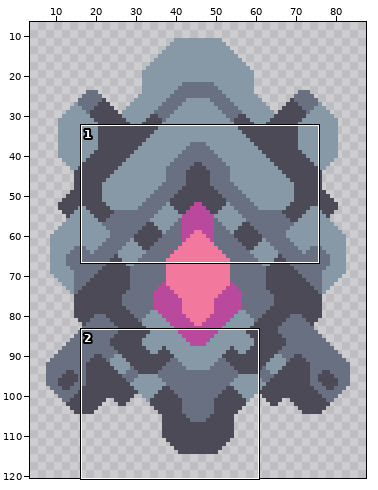
Two states of a sprite sheet, assets/sprites/units/angelshark-tree/t2 - glaucus/glaucus.png. Above: a wide view before the commit, with the close-up outlined.
Close-up. First the earlier version:
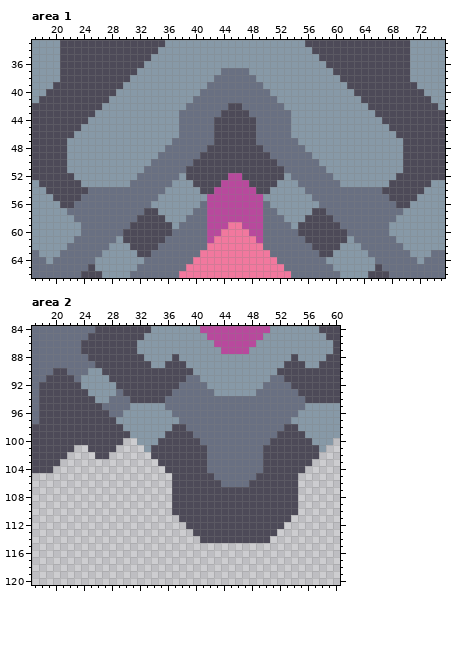
The file is 92x123 pixels. Shown: area 1: x 17..75, y 33..66; area 2: x 17..60, y 84..120. The wide view leaves out empty margins.
After:
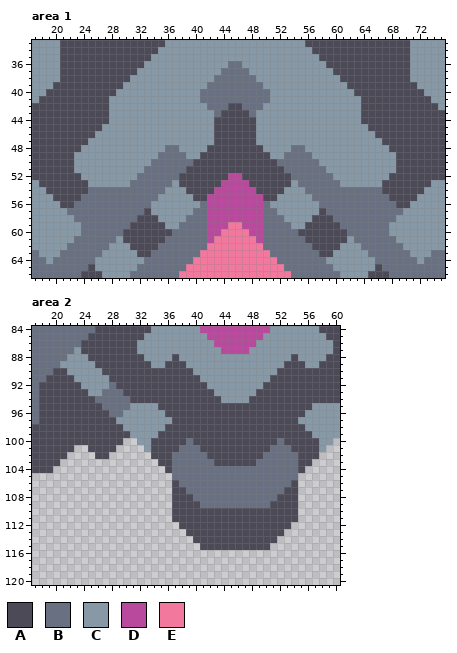
Palette (. is transparent): A #4d4a58  B #697082  C #8799a7  D #b8499d  E #f2789e
From old to new:
Area 1:
y 36: x 45..46 CC -> BB
y 41: x 40 B -> C; x 51 B -> C
y 42: x 27 C -> A; x 39..41 BBB -> CCC; x 50..52 BBB -> CCC; x 64 C -> A
y 43: x 26..27 CC -> AA; x 38..42 BBBBB -> CCCCC; x 49..53 BBBBB -> CCCCC; x 64..65 CC -> AA
y 44: x 25..27 CCC -> AAA; x 38..42 BBBBB -> CCCCC; x 49..53 BBBBB -> CCCCC; x 64..66 CCC -> AAA
y 45: x 24..26 CCC -> AAA; x 38..42 BBBBB -> CCCCC; x 49..53 BBBBB -> CCCCC; x 65..67 CCC -> AAA
y 46: x 23..25 CCC -> AAA; x 38..42 BBBBB -> CCCCC; x 49..53 BBBBB -> CCCCC; x 66..68 CCC -> AAA
y 47: x 22..24 CCC -> AAA; x 37..42 BBBBBB -> CCCCCC; x 49..54 BBBBBB -> CCCCCC; x 67..69 CCC -> AAA
y 48: x 22..23 CC -> AA; x 38..41 BBBB -> CCCC; x 50..53 BBBB -> CCCC; x 68..69 CC -> AA
y 49: x 22 C -> A; x 39..40 BB -> CC; x 51..52 BB -> CC; x 69 C -> A
y 50..51: x 22 C -> A; x 69 C -> A
y 52: x 23 C -> A; x 38 C -> A; x 53 C -> A; x 68 C -> A
y 53: x 24 C -> A; x 38..39 CC -> AA; x 52..53 CC -> AA; x 67 C -> A
y 54: x 39..40 CC -> AA; x 51..52 CC -> AA
y 55: x 40..41 CC -> AA; x 50..51 CC -> AA
y 57: x 34 A -> C; x 57 A -> C
y 58: x 35 A -> C; x 56 A -> C
y 59: x 36 A -> C; x 55 A -> C
Area 2:
y 87: x 23 B -> C
y 88: x 22..24 BBB -> CCC
y 89: x 21..25 BBBBB -> CCCCC
y 90: x 22..24 BBB -> CCC
y 91: x 23 B -> C; x 39..40 BB -> AA; x 51..52 BB -> AA
y 92: x 28 C -> B; x 38..41 BBBB -> AAAA; x 50..53 BBBB -> AAAA
y 93: x 27..28 CC -> BB; x 37..42 BBBBBB -> AAAAAA; x 49..54 BBBBBB -> AAAAAA
y 94: x 26..27 CC -> BB; x 36..55 BBBBBBBBBBBBBBBBBBBB -> AAAAAAAACCCCAAAAAAAA
y 95: x 35..56 CBBBBBBBBBBBBBBBBBBBBC -> AAAAAAAAAAAAAAAAAAAAAA
y 96: x 36..55 CBBBBBBBBBBBBBBBBBBC -> AAAAAAAAAAAAAAAAAAAA
y 97: x 37..54 CBBBBBBBBBBBBBBBBC -> AAAAAAAAAAAAAAAAAA
y 98: x 36 C -> A; x 39..52 BBBBBBBBBBBBBB -> AAAAAAAAAAAAAA; x 55 C -> A
y 99: x 35 C -> A; x 40..51 BBBBBBBBBBBB -> AAAAAAAAAAAA; x 56 C -> A
y 100: x 34 C -> A; x 39 A -> B; x 41..50 BBBBBBBBBB -> AAAAAAAAAA; x 52 A -> B; x 57 C -> A
y 101: x 38..40 AAA -> BBB; x 42..49 BBBBBBBB -> AAAAAAAA; x 51..53 AAA -> BBB
y 102: x 37..54 AAAAABBBBBBBBAAAAA -> BBBBBAAAAAAAABBBBB
y 103: x 37..41 AAAAA -> BBBBB; x 43..48 BBBBBB -> AAAAAA; x 50..54 AAAAA -> BBBBB
y 104: x 37..41 AAAAA -> BBBBB; x 50..54 AAAAA -> BBBBB
y 105: x 37..42 AAAAAA -> BBBBBB; x 49..54 AAAAAA -> BBBBBB
y 106: x 38..43 AAAAAA -> BBBBBB; x 48..53 AAAAAA -> BBBBBB
y 107: x 39..52 AAAAAAAAAAAAAA -> BBBBBBBBBBBBBB
y 108: x 40..51 AAAAAAAAAAAA -> BBBBBBBBBBBB
y 109: x 41..50 AAAAAAAAAA -> BBBBBBBBBB
y 111: x 37 . -> A; x 54 . -> A
y 112: x 38 . -> A; x 53 . -> A
y 113: x 39 . -> A; x 52 . -> A
y 114: x 40 . -> A; x 51 . -> A
y 115: x 41..50 .......... -> AAAAAAAAAA
